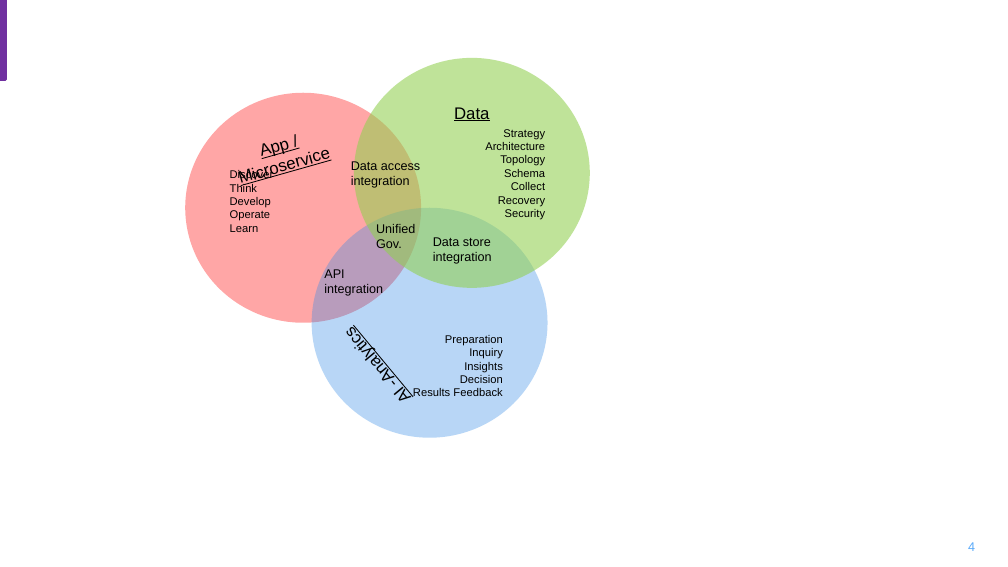
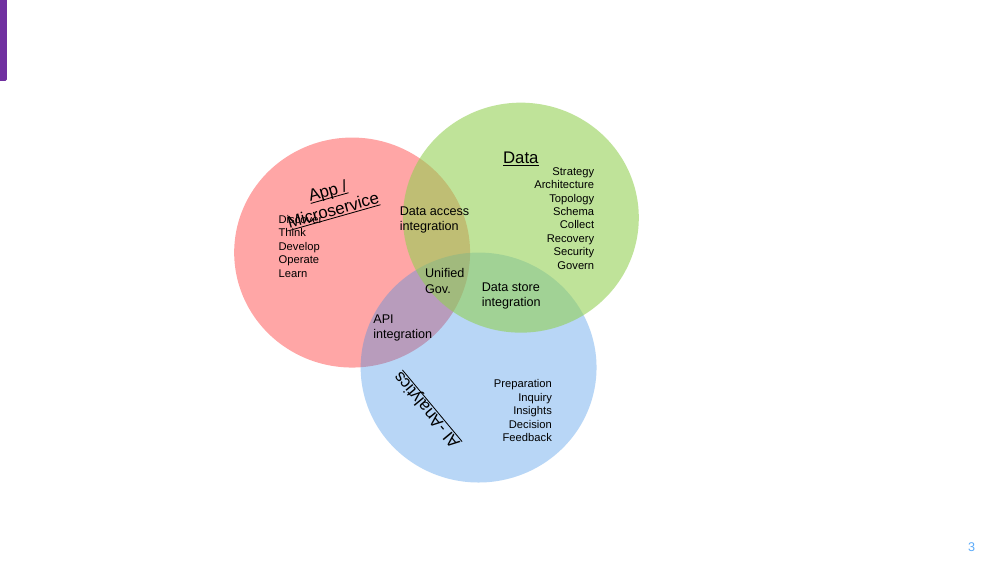
Before and after one commit to ibm-cloud-architecture/refarch-data-ai-analytics, a slide deck: slide 3 of docs/AI-Data-ML-ArchitectureDiagrams.pptx (slide 4 before the commit). Drawn at 1008x567 pixels with LibreOffice and Linux fonts; fonts in the diff are those of the drawing; background and template pictures are left out. Boxes give left, top, right and bottom in pixels: in the first picture for what was removed or moved away, otherwise in the second. Text is boxed around its words. In the diff, an @@ line names an element or a change of style, - is before the commit and + after.

```diff
--- a/docs/AI-Data-ML-ArchitectureDiagrams.pptx
+++ b/docs/AI-Data-ML-ArchitectureDiagrams.pptx
@@ 7 texts, 3 ellipses: place and size @@
-7 texts, 3 ellipses at [185, 57, 590, 437]
+7 texts, 3 ellipses at [234, 103, 639, 483]
@@ text in ellipse at [557, 261, 594, 269]: paragraph added @@
+Govern
@@ text in ellipse at [503, 433, 552, 441]: text changed @@
-Results Feedback
+Feedback
@@ page number at [968, 542, 975, 551]: text changed @@
-4
+3
```
Also in this commit, not shown: 2 other slides changed, 3 slides added, 11 other files.
